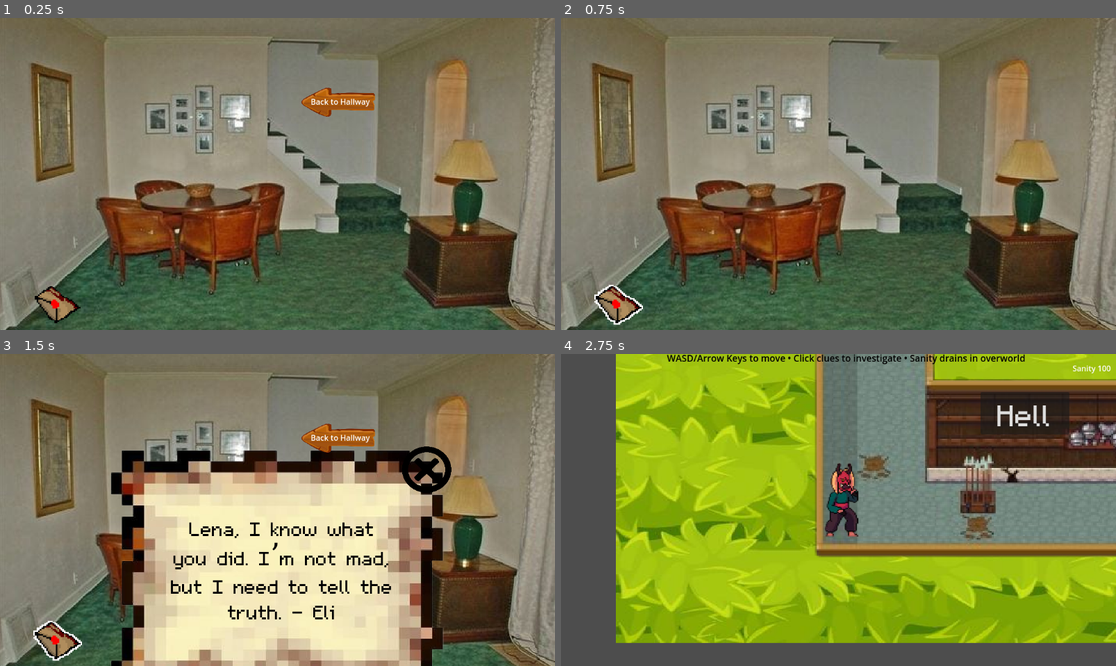
Above: before the commit, frames 1-4 (two rows, left to right).
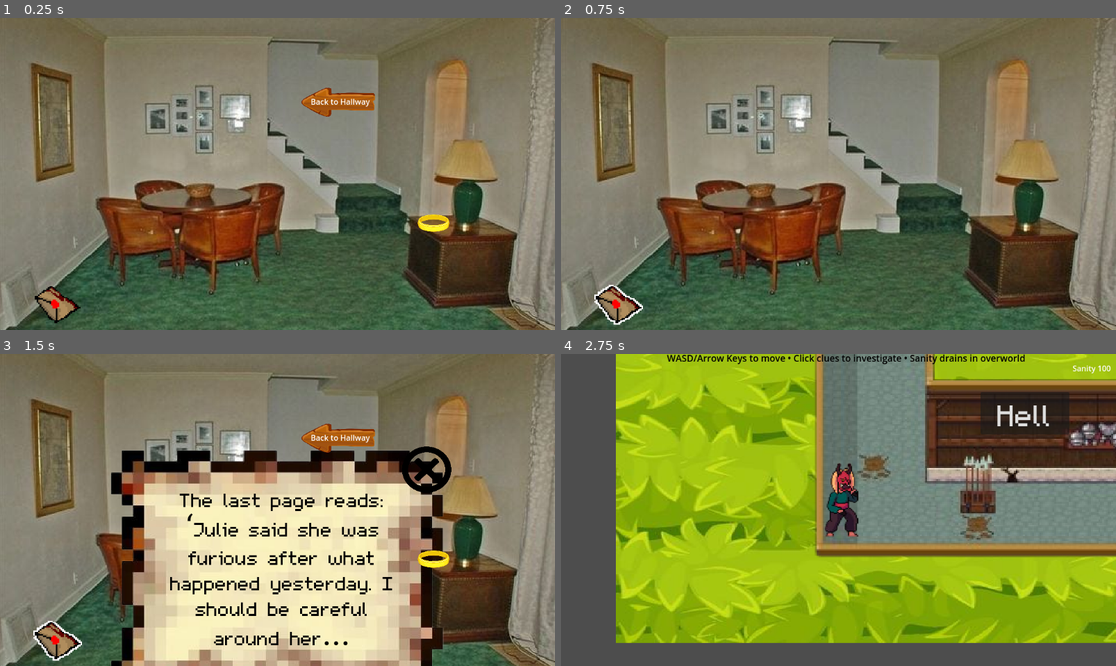
Above: after the commit, the same moments.

Repository: ShauryaVatsal/DaydreamGamejam
Game: Godot game, scene res://scenes/LivingRoom.tscn
Two runs of this game, one before a commit and one after it. Both use one fixed random seed, a clock stepped at 60 frames per second and the inputs below. This scene is started directly instead of the project's main scene.
Inputs (mouse positions are in pixels of both pictures, inside the frame that each line leads up to):
- Up to frame 1 (0.25 s): no input
- Up to frame 2 (0.75 s): click (616, 301) at 0.5 s
- Up to frame 3 (1.5 s): tap Enter at 1.25 s; hold Right (Right) from 1.28 s (still down)
- Up to frame 4 (2.75 s): tap Up (Jump) at 1.52 s; release Right (Right) at 2 s; click "Back to Hallway" at 2 s

The runs differ from the first frame. In frame 1, 0.2% of the frame differs, in the area x 75-81%, y 62-69%; in frame 2, nothing differs; in frame 3, 4.3%, in the area x 30-81%, y 44-94%; in frame 4, nothing differs.

Commit message:
finishing touches...

Diff:
--- a/scenes/Basement.tscn
+++ b/scenes/Basement.tscn
@@ -62,17 +62,17 @@
 self_modulate = Color(0, 0, 0, 1)
 layout_mode = 1
 anchors_preset = -1
-anchor_left = 0.0075
-anchor_top = -0.056363635
-anchor_right = 0.0075
-anchor_bottom = -0.056363635
+anchor_left = -0.06875
+anchor_top = -0.05090909
+anchor_right = 0.0875
+anchor_bottom = -0.05090909
 offset_left = 165.0
 offset_top = 44.0
 offset_right = 652.0
 offset_bottom = 544.0
 theme_override_fonts/font = ExtResource("7_rkwqm")
 theme_override_font_sizes/font_size = 84
-text = "Sleeping Pills..."
+text = "Anxiety Treatment.’ Whoever dropped these must have been here the night of the murder."
 horizontal_alignment = 1
 vertical_alignment = 1
 autowrap_mode = 3
--- a/scenes/KidRoom1.tscn
+++ b/scenes/KidRoom1.tscn
@@ -59,14 +59,14 @@
 modulate = Color(0, 0, 0, 1)
 self_modulate = Color(0, 0, 0, 1)
 z_index = 2
-offset_left = -222.54309
-offset_top = -101.927185
-offset_right = 132.13177
-offset_bottom = 68.01987
+offset_left = -227.87346
+offset_top = -118.47034
+offset_right = 126.80141
+offset_bottom = 51.476715
 scale = Vector2(1.3, 1.3)
 theme_override_fonts/font = ExtResource("6_owu2s")
 theme_override_font_sizes/font_size = 40
-text = "You have to take care of him Lena..."
+text = "The teddy bear is smeared with faint bloodstains… odd, since everyone knows this bear usually sits in Julie’s room."
 horizontal_alignment = 1
 vertical_alignment = 1
 autowrap_mode = 3
--- a/scenes/LivingRoom.tscn
+++ b/scenes/LivingRoom.tscn
@@ -10,6 +10,7 @@
 [ext_resource type="Script" uid="uid://cqlbqrdlgl1qe" path="res://scripts/sanity_ui.gd" id="8_v178v"]
 [ext_resource type="Texture2D" uid="uid://ktmor7ygmvx" path="res://assets/wooden-arrow-sign-cartoon-style-isolated-white-background-game-element-vector-cartoon-illustration_273525-1896-Photoroom.png" id="9_aalc5"]
 [ext_resource type="Texture2D" uid="uid://dc4qsf6gimkuj" path="res://assets/withboarder.png.png" id="10_2iox7"]
+[ext_resource type="Texture2D" uid="uid://c3vix1wqbn0go" path="res://assets/bracklet.png" id="10_ae7nm"]
 
 [sub_resource type="CompressedTexture2D" id="CompressedTexture2D_2iox7"]
 load_path = "res://.godot/imported/Envelope.png-1cc493d78e0ae5245b909e0a25cfdb7b.ctex"
@@ -68,7 +69,7 @@
 offset_bottom = 544.0
 theme_override_fonts/font = ExtResource("6_ae7nm")
 theme_override_font_sizes/font_size = 63
-text = "Lena, I know what you did. I’m not mad, but I need to tell the truth. - Eli"
+text = "The last page reads: ‘Julie said she was furious after what happened yesterday. I should be careful around her…"
 horizontal_alignment = 1
 vertical_alignment = 1
 autowrap_mode = 3
@@ -103,8 +104,67 @@
 offset_bottom = 86.0
 text = "Back to Hallway"
 
+[node name="bracelet" type="TextureButton" parent="Interactables"]
+offset_left = 859.0
+offset_top = 385.0
+offset_right = 941.0
+offset_bottom = 467.0
+texture_normal = ExtResource("10_ae7nm")
+ignore_texture_size = true
+stretch_mode = 0
+
+[node name="newLetter" type="TextureRect" parent="Interactables"]
+anchors_preset = 8
+anchor_left = 0.5
+anchor_top = 0.5
+anchor_right = 0.5
+anchor_bottom = 0.5
+offset_left = -77.0
+offset_top = 578.0
+offset_right = 723.0
+offset_bottom = 1128.0
+grow_horizontal = 2
+grow_vertical = 2
+texture = ExtResource("4_2oubn")
+stretch_mode = 5
+script = ExtResource("5_aalc5")
+metadata/_edit_use_anchors_ = true
+
+[node name="LetterText" type="Label" parent="Interactables/newLetter"]
+modulate = Color(0, 0, 0, 1)
+self_modulate = Color(0, 0, 0, 1)
+layout_mode = 1
+anchors_preset = -1
+anchor_left = 0.0025
+anchor_top = -0.043636363
+anchor_right = 0.0025
+anchor_bottom = -0.043636363
+offset_left = 165.0
+offset_top = 44.0
+offset_right = 652.0
+offset_bottom = 544.0
+theme_override_fonts/font = ExtResource("6_ae7nm")
+theme_override_font_sizes/font_size = 63
+text = "A silver bracelet engraved with the initials ‘J.M.’. Didn’t Julie always wear this?"
+horizontal_alignment = 1
+vertical_alignment = 1
+autowrap_mode = 3
+metadata/_edit_use_anchors_ = true
+
+[node name="CloseButton" type="TextureButton" parent="Interactables/newLetter"]
+layout_mode = 0
+offset_left = 656.0
+offset_top = 11.0
+offset_right = 765.0
+offset_bottom = 113.0
+texture_normal = ExtResource("7_8dded")
+ignore_texture_size = true
+stretch_mode = 0
+metadata/_edit_use_anchors_ = true
+
 [node name="CanvasModulate" type="CanvasModulate" parent="."]
 script = ExtResource("8_v178v")
 
 [connection signal="pressed" from="Interactables/backtohall1" to="Interactables" method="_on_backtohall_1_pressed"]
 [connection signal="pressed" from="Interactables/backtohall1" to="Interactables/backtohall1" method="_on_pressed"]
+[connection signal="pressed" from="Interactables/bracelet" to="Interactables" method="_on_texture_button_pressed"]
--- a/scenes/Pat.tscn
+++ b/scenes/Pat.tscn
@@ -63,17 +63,17 @@
 self_modulate = Color(0, 0, 0, 1)
 layout_mode = 1
 anchors_preset = -1
-anchor_left = 0.0075
-anchor_top = -0.056363635
-anchor_right = 0.0075
-anchor_bottom = -0.056363635
+anchor_left = -0.09375
+anchor_top = 0.0036363637
+anchor_right = 0.09625
+anchor_bottom = -0.08181818
 offset_left = 165.0
 offset_top = 44.0
 offset_right = 652.0
 offset_bottom = 544.0
 theme_override_fonts/font = ExtResource("7_xacgk")
 theme_override_font_sizes/font_size = 84
-text = "A bloody knife...?"
+text = "Blood knife with engraving on the handle: the initials J.R.… Julie’s full name is Julie Rivers."
 horizontal_alignment = 1
 vertical_alignment = 1
 autowrap_mode = 3
--- a/scenes/dead.tscn
+++ b/scenes/dead.tscn
@@ -1,5 +1,6 @@
-[gd_scene load_steps=20 format=3 uid="uid://d1kikrtkc1kf1"]
+[gd_scene load_steps=21 format=3 uid="uid://d1kikrtkc1kf1"]
 
+[ext_resource type="Script" uid="uid://c3xc5faaedfq5" path="res://scripts/deadnode.gd" id="1_70h2h"]
 [ext_resource type="Texture2D" uid="uid://bbxt8gsj8kn8i" path="res://assets/flippedghots.png" id="1_tnkcu"]
 [ext_resource type="Texture2D" uid="uid://b4wo2lt55qfkk" path="res://assets/hellbg.jpg" id="2_2s5mr"]
 [ext_resource type="Texture2D" uid="uid://ddcfjo8kfd045" path="res://assets/spirte_sheet-removebg-preview.png" id="2_70h2h"]
@@ -108,31 +109,32 @@
 
 [node name="Dead" type="Node2D"]
 
-[node name="Node2D" type="Node2D" parent="."]
+[node name="deadnode" type="Node2D" parent="."]
+script = ExtResource("1_70h2h")
 
-[node name="CharacterBody2D" type="CharacterBody2D" parent="Node2D"]
+[node name="CharacterBody2D" type="CharacterBody2D" parent="deadnode"]
 
-[node name="AnimatedSprite2D" type="AnimatedSprite2D" parent="Node2D/CharacterBody2D"]
+[node name="AnimatedSprite2D" type="AnimatedSprite2D" parent="deadnode/CharacterBody2D"]
 position = Vector2(1125.2501, 508.24826)
 scale = Vector2(2.1853147, 2.1853147)
 sprite_frames = SubResource("SpriteFrames_wnlw2")
 
-[node name="CollisionShape2D" type="CollisionShape2D" parent="Node2D/CharacterBody2D"]
+[node name="CollisionShape2D" type="CollisionShape2D" parent="deadnode/CharacterBody2D"]
 position = Vector2(1072, 536)
 shape = SubResource("CapsuleShape2D_kar5w")
 
-[node name="CharacterBody2D2" type="CharacterBody2D" parent="Node2D"]
+[node name="CharacterBody2D2" type="CharacterBody2D" parent="deadnode"]
 
-[node name="CollisionShape2D" type="CollisionShape2D" parent="Node2D/CharacterBody2D2"]
+[node name="CollisionShape2D" type="CollisionShape2D" parent="deadnode/CharacterBody2D2"]
 position = Vector2(80, 526)
 shape = SubResource("CapsuleShape2D_dn0c2")
 
-[node name="AnimatedSprite2D" type="AnimatedSprite2D" parent="Node2D/CharacterBody2D2"]
+[node name="AnimatedSprite2D" type="AnimatedSprite2D" parent="deadnode/CharacterBody2D2"]
 position = Vector2(39, 501.74997)
 scale = Vector2(4.5, 4.4999995)
 sprite_frames = SubResource("SpriteFrames_lm3p2")
 
-[node name="Label" type="Label" parent="Node2D/CharacterBody2D2/AnimatedSprite2D"]
+[node name="Label" type="Label" parent="deadnode/CharacterBody2D2/AnimatedSprite2D"]
 offset_left = 25.55556
 offset_right = 190.55556
 offset_bottom = 23.0
--- a/scenes/guessing.tscn
+++ b/scenes/guessing.tscn
@@ -1,46 +1,127 @@
-[gd_scene load_steps=4 format=3 uid="uid://bbu3skt6ijdh6"]
+[gd_scene load_steps=11 format=3 uid="uid://bbu3skt6ijdh6"]
 
 [ext_resource type="Script" uid="uid://bbf12oose75h3" path="res://scripts/timetoguess.gd" id="1_cdvy0"]
-[ext_resource type="Texture2D" uid="uid://c2u0n7cj8m827" path="res://assets/blank-photo-paper-clip-260nw-252789808-Photoroom.png" id="2_u8mlg"]
+[ext_resource type="Texture2D" uid="uid://v6xgu5nq57ef" path="res://assets/the-pixel-suspects-v0-8hlyxsu2uk2a1-Photoroom.png" id="2_cdvy0"]
 [ext_resource type="Texture2D" uid="uid://dj4pk7k4jpuk2" path="res://assets/bulletin-board-background-1920-x-1080-2a777zs74avy1sbz.jpg" id="3_e4cdg"]
+[ext_resource type="FontFile" uid="uid://bj50db75v5c4b" path="res://assets/pixelfont.ttf" id="3_u8mlg"]
+
+[sub_resource type="AtlasTexture" id="AtlasTexture_e4cdg"]
+atlas = ExtResource("2_cdvy0")
+region = Rect2(0, 0, 259, 534)
+
+[sub_resource type="SpriteFrames" id="SpriteFrames_cu5dn"]
+animations = [{
+"frames": [{
+"duration": 1.0,
+"texture": SubResource("AtlasTexture_e4cdg")
+}],
+"loop": true,
+"name": &"default",
+"speed": 5.0
+}]
+
+[sub_resource type="AtlasTexture" id="AtlasTexture_j3lqj"]
+atlas = ExtResource("2_cdvy0")
+region = Rect2(259, 0, 259, 534)
+
+[sub_resource type="SpriteFrames" id="SpriteFrames_7nx1n"]
+animations = [{
+"frames": [{
+"duration": 1.0,
+"texture": SubResource("AtlasTexture_j3lqj")
+}],
+"loop": true,
+"name": &"default",
+"speed": 5.0
+}]
+
+[sub_resource type="AtlasTexture" id="AtlasTexture_o6nw1"]
+atlas = ExtResource("2_cdvy0")
+region = Rect2(777, 0, 259, 534)
+
+[sub_resource type="SpriteFrames" id="SpriteFrames_e4cdg"]
+animations = [{
+"frames": [{
+"duration": 1.0,
+"texture": SubResource("AtlasTexture_o6nw1")
+}],
+"loop": true,
+"name": &"default",
+"speed": 5.0
+}]
 
 [node name="Guessing" type="Node2D"]
 
 [node name="timetoguess" type="Node2D" parent="."]
 script = ExtResource("1_cdvy0")
 
-[node name="BlankPhotoPaperClip260Nw252789808Photoroom3" type="Sprite2D" parent="timetoguess"]
-position = Vector2(853.00006, 374)
-scale = Vector2(1.9653846, 1.9653848)
-texture = ExtResource("2_u8mlg")
+[node name="correct" type="TextureButton" parent="timetoguess"]
+offset_left = 506.0
+offset_top = 228.0
+offset_right = 657.0
+offset_bottom = 511.0
 
-[node name="wrong" type="TextureButton" parent="timetoguess/BlankPhotoPaperClip260Nw252789808Photoroom3"]
-offset_left = -353.6203
-offset_top = -60.039154
-offset_right = -242.19174
-offset_bottom = 65.636
+[node name="AnimatedSprite2D" type="AnimatedSprite2D" parent="timetoguess/correct"]
+position = Vector2(64.25, 103.51788)
+scale = Vector2(0.6969112, 0.6969112)
+sprite_frames = SubResource("SpriteFrames_cu5dn")
 
-[node name="BlankPhotoPaperClip260Nw252789808Photoroom" type="Sprite2D" parent="timetoguess"]
-position = Vector2(559.71106, 376.30426)
-scale = Vector2(2.002223, 2.0022237)
-texture = ExtResource("2_u8mlg")
+[node name="Label" type="Label" parent="timetoguess/correct"]
+layout_mode = 0
+offset_left = 40.0
+offset_top = 282.0
+offset_right = 74.0
+offset_bottom = 305.0
+scale = Vector2(3, 3)
+theme_override_fonts/font = ExtResource("3_u8mlg")
+text = "Julie"
 
-[node name="correct" type="TextureButton" parent="timetoguess/BlankPhotoPaperClip260Nw252789808Photoroom"]
-offset_left = -54.29518
-offset_top = -62.785736
-offset_right = 55.286392
-offset_bottom = 63.277527
+[node name="wrong2" type="TextureButton" parent="timetoguess"]
+offset_left = 836.6634
+offset_top = 220.0
+offset_right = 1022.0
+offset_bottom = 503.778
 
-[node name="BlankPhotoPaperClip260Nw252789808Photoroom2" type="Sprite2D" parent="timetoguess"]
-position = Vector2(265.00003, 378)
-scale = Vector2(1.9653846, 1.9653848)
-texture = ExtResource("2_u8mlg")
+[node name="AnimatedSprite2D" type="AnimatedSprite2D" parent="timetoguess/wrong2"]
+position = Vector2(70.08667, 91.768005)
+scale = Vector2(0.7934358, 0.7934359)
+sprite_frames = SubResource("SpriteFrames_7nx1n")
 
-[node name="wrong2" type="TextureButton" parent="timetoguess/BlankPhotoPaperClip260Nw252789808Photoroom2"]
-offset_left = 244.73575
-offset_top = -61.761246
-offset_right = 354.12906
-offset_bottom = 58.51271
+[node name="Label" type="Label" parent="timetoguess/wrong2"]
+layout_mode = 0
+offset_left = 31.999939
+offset_top = 288.0
+offset_right = 80.99994
+offset_bottom = 317.0
+scale = Vector2(3, 3)
+theme_override_fonts/font = ExtResource("3_u8mlg")
+text = "Sorcerer
+Crow"
+horizontal_alignment = 1
+
+[node name="wrong" type="TextureButton" parent="timetoguess"]
+offset_left = 158.00018
+offset_top = 258.0
+offset_right = 381.4534
+offset_bottom = 512.02264
+
+[node name="AnimatedSprite2D" type="AnimatedSprite2D" parent="timetoguess/wrong"]
+z_index = 1
+position = Vector2(110.12897, 83.71083)
+scale = Vector2(0.6573693, 0.65736955)
+sprite_frames = SubResource("SpriteFrames_e4cdg")
+
+[node name="Label" type="Label" parent="timetoguess/wrong"]
+layout_mode = 0
+offset_left = 14.749756
+offset_top = 245.76785
+offset_right = 96.749756
+offset_bottom = 274.76785
+scale = Vector2(3, 3)
+theme_override_fonts/font = ExtResource("3_u8mlg")
+text = "Knight
+Geoffrey"
+horizontal_alignment = 1
 
 [node name="BulletinBoardBackground1920X10802a777Zs74Avy1Sbz" type="Sprite2D" parent="."]
 z_index = -1
@@ -48,6 +129,17 @@
 scale = Vector2(0.59814805, 0.59814805)
 texture = ExtResource("3_e4cdg")
 
-[connection signal="pressed" from="timetoguess/BlankPhotoPaperClip260Nw252789808Photoroom3/wrong" to="timetoguess" method="_on_wrong_pressed"]
-[connection signal="pressed" from="timetoguess/BlankPhotoPaperClip260Nw252789808Photoroom/correct" to="timetoguess" method="_on_correct_pressed"]
-[connection signal="pressed" from="timetoguess/BlankPhotoPaperClip260Nw252789808Photoroom2/wrong2" to="timetoguess" method="_on_wrong_2_pressed"]
+[node name="Label" type="Label" parent="."]
+offset_left = 50.0
+offset_top = 22.0
+offset_right = 501.0
+offset_bottom = 97.0
+scale = Vector2(2.4, 2.4)
+text = "Click on a Character to Guess!
+Watch out, a wrong guess will keep you
+in the underworld!"
+horizontal_alignment = 1
+
+[connection signal="pressed" from="timetoguess/correct" to="timetoguess" method="_on_correct_pressed"]
+[connection signal="pressed" from="timetoguess/wrong2" to="timetoguess" method="_on_wrong_2_pressed"]
+[connection signal="pressed" from="timetoguess/wrong" to="timetoguess" method="_on_wrong_pressed"]
--- /dev/null
+++ b/scripts/deadnode.gd
@@ -0,0 +1,6 @@
+extends Node2D
+
+func _input(event):
+	if event is InputEventKey and event.pressed and not event.echo:
+		if event.keycode == KEY_ESCAPE:
+			get_tree().change_scene_to_file("res://scenes/MainGame.tscn")
--- a/scripts/interactables.gd
+++ b/scripts/interactables.gd
@@ -1,10 +1,14 @@
 extends Node
 
 @onready var envelope = $Envelope
+@onready var bracelet = $bracelet
 @onready var letter = $Letter
+@onready var newletter = $newLetter
 
 func _ready():
 	envelope.pressed.connect(letter._on_button_pressed)
+	bracelet.pressed.connect(newletter._on_button_pressed)
+
 
 func _on_backtohall_1_pressed() -> void:
 	get_tree().change_scene_to_file("res://scenes/MainGame.tscn")
@@ -13,3 +17,7 @@
 	if event is InputEventKey and event.pressed and not event.echo:
 		if event.keycode == KEY_ESCAPE:
 			get_tree().change_scene_to_file("res://scenes/MainGame.tscn")
+
+
+func _on_texture_button_pressed() -> void:
+	pass # Replace with function body.
--- a/scripts/letter.gd
+++ b/scripts/letter.gd
@@ -7,6 +7,7 @@
 	var tween = get_tree().create_tween()
 	tween.tween_property(self, "position", Vector2(175, 50), 1).set_trans(Tween.TRANS_SINE)
 	$"../backtohall1".visible = false
+	$"../bracelet".visible = false
 func _ready() -> void:
 	close_button.pressed.connect(_on_button_pressed)
 
@@ -14,6 +15,8 @@
 	var tween = get_tree().create_tween()
 	tween.tween_property(self, "position", Vector2(175, 800), 1).set_trans(Tween.TRANS_SINE)
 	$"../backtohall1".visible = true
+	$"../bracelet".visible = true
+
 func _on_button_pressed():
 	open = not open
 	if open:
Binary file added: assets/1000_F_271044259_D3KHnrNtqSPeA3NQK2QuLBKnbJzg8aaB.jpg
Not shown, added: assets/1000_F_271044259_D3KHnrNtqSPeA3NQK2QuLBKnbJzg8aaB.jpg.import
Binary file added: assets/bracklet.png
Not shown, added: assets/bracklet.png.import
Binary file added: assets/the-pixel-suspects-v0-8hlyxsu2uk2a1-Photoroom.png
Not shown, added: assets/the-pixel-suspects-v0-8hlyxsu2uk2a1-Photoroom.png.import
Binary file added: assets/the-pixel-suspects-v0-8hlyxsu2uk2a1.webp
Not shown, added: assets/the-pixel-suspects-v0-8hlyxsu2uk2a1.webp.import
Not shown: 1 places in scenes/LivingRoom.tscn that only renumber resources
Not shown: 1 places in scenes/Pat.tscn that only renumber resources
Not shown, added: scripts/deadnode.gd.uid
